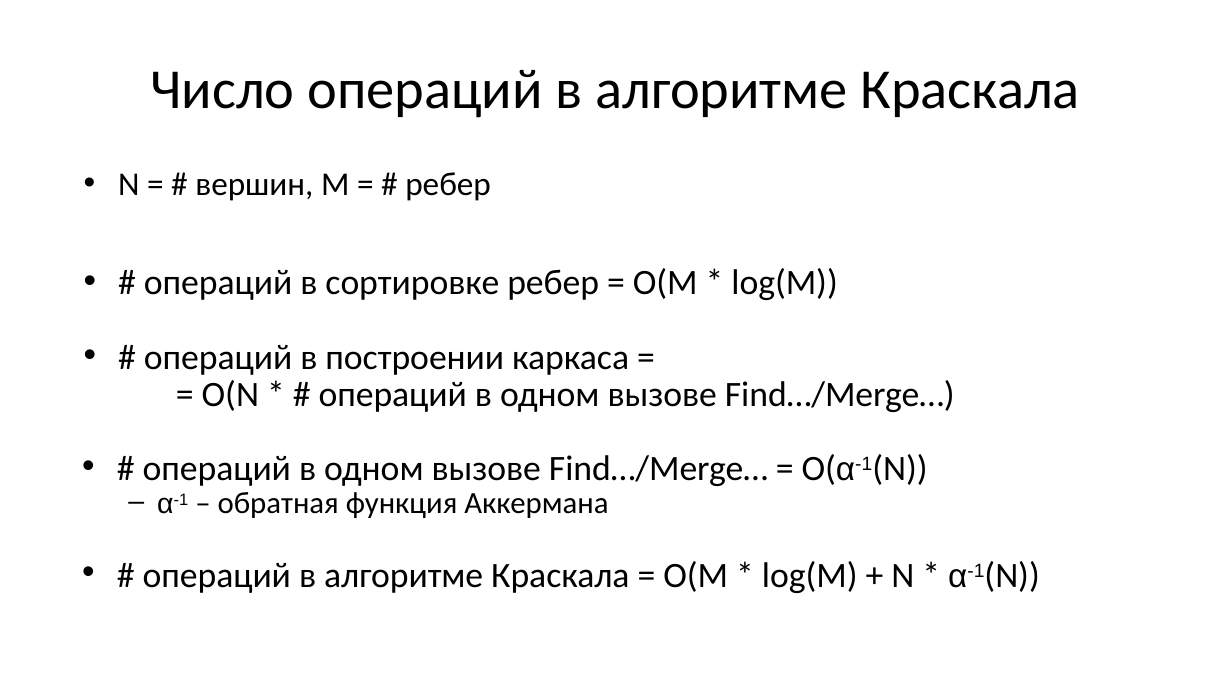
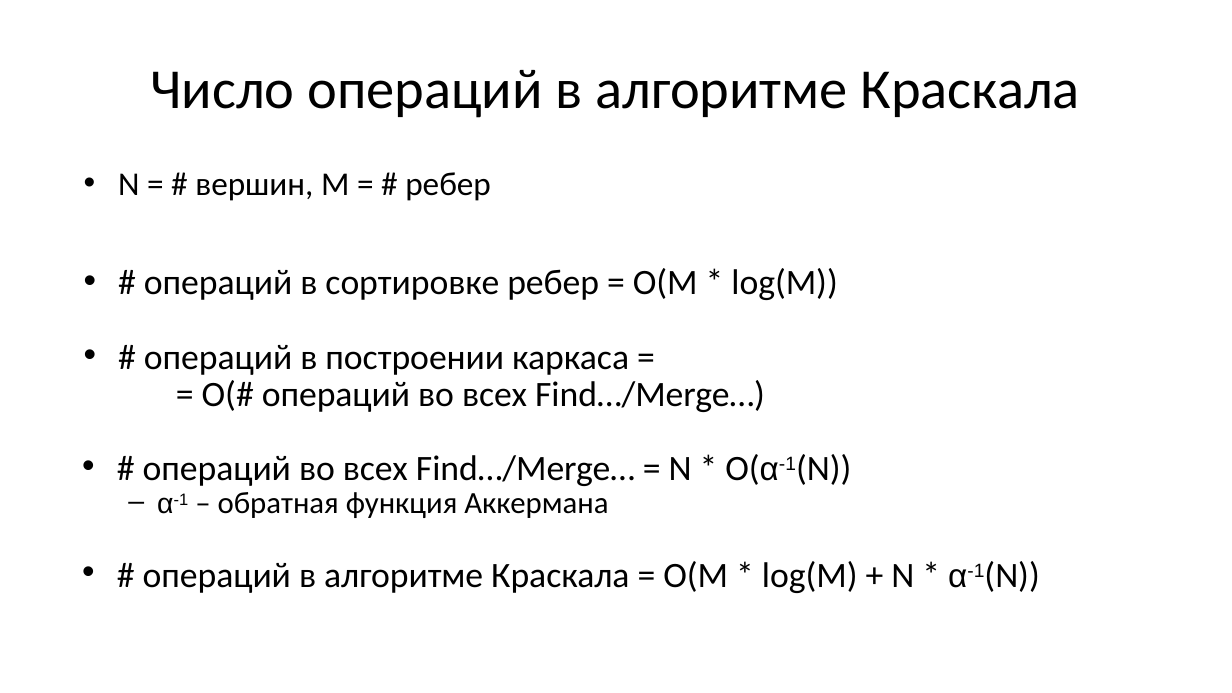
Before and after one commit to Evgueni-Petrov-aka-espetrov/Algorithms-and-Programming-in-C-pptx, a slide deck: slide 181 of 16 Обходы и каркасы графа.pptx (slide 180 before the commit). Drawn at 1232x693 pixels with LibreOffice and Linux fonts; fonts in the diff are those of the drawing. Boxes give left, top, right and bottom in pixels: in the first picture for what was removed or moved away, otherwise in the second. Text is boxed around its words. In the diff, an @@ line names an element or a change of style, - is before the commit and + after.

```diff
--- a/16 Обходы и каркасы графа.pptx
+++ b/16 Обходы и каркасы графа.pptx
@@ text at [143,380,851,486]: text changed @@
-= O(N * # операций в одном вызове Find…/Merge…)
-• # операций в одном вызове Find…/Merge… = O(α-1(N))
+= O(# операций во всех Find…/Merge…)
+• # операций во всех Find…/Merge… = N * O(α-1(N))
```
Also in this commit, not shown: 26 other slides changed, 3 slides added, 1 slide removed.
